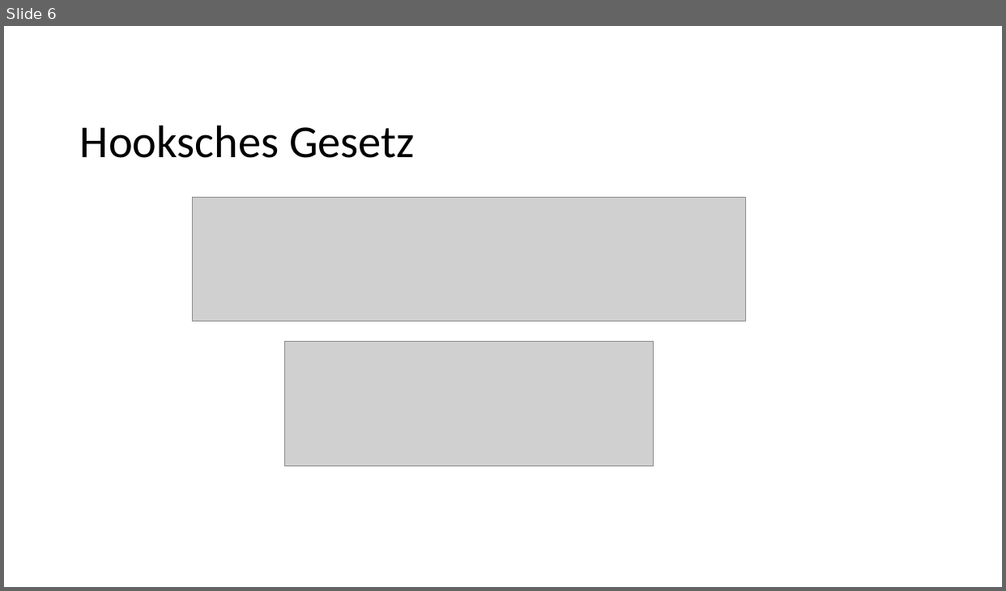
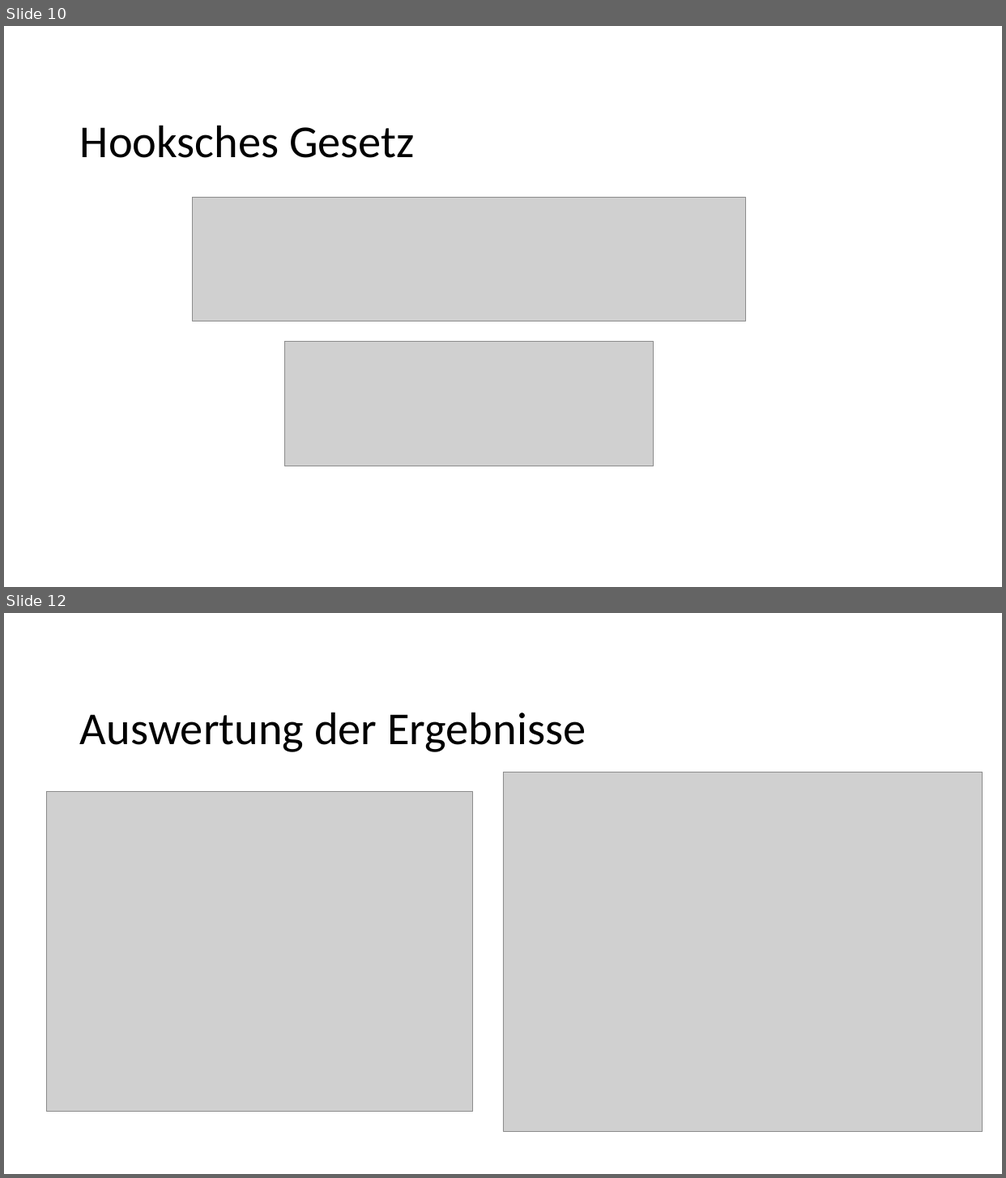
Before and after one commit to komrozik/AP2019, a slide deck: 000_Zusatzversuch/Presentation.pptx. Shown one above the other, each under a label of ours: slide 6 before the commit, slides 10 and 12 after it; the slides between them are not shown. The pictures are 1006x591 and 1006x1178 pixels, drawn with LibreOffice and Linux fonts; fonts in the diff are those of the drawing; grey boxes stand for pictures; background and template pictures are left out. Boxes give left, top, right and bottom in pixels: in the first picture for what was removed or moved away, otherwise in the second. Text is boxed around its words. In the diff, an @@ line names an element or a change of style, - is before the commit and + after.

```diff
--- a/000_Zusatzversuch/Presentation.pptx
+++ b/000_Zusatzversuch/Presentation.pptx
@@ slide 12 added at box(4, 613, 1002, 1174), background #FFFFFF @@
@@ title added at box(80, 712, 586, 752), 44 pt, text #000000 @@
+Auswertung der Ergebnisse
@@ picture added at box(503, 772, 982, 1131) @@
@@ picture added at box(47, 792, 473, 1112) @@
@@ what was slide 6 is now slide 10 @@
```
Also in this commit, not shown: 2 slides changed, 10 other slides added, 2 slides removed, 9 other files.
